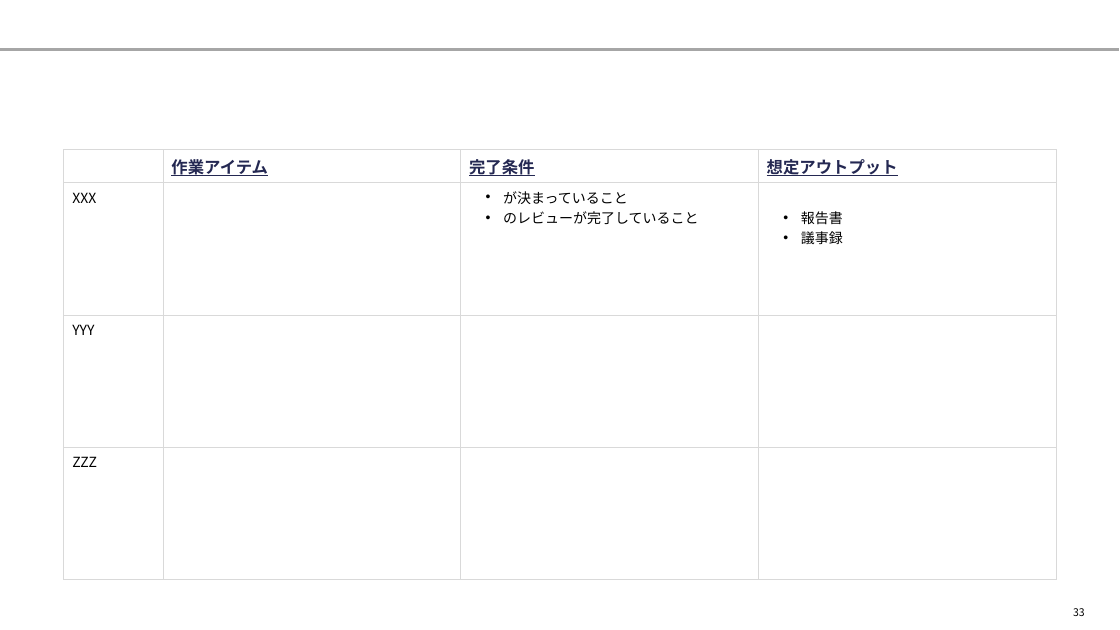
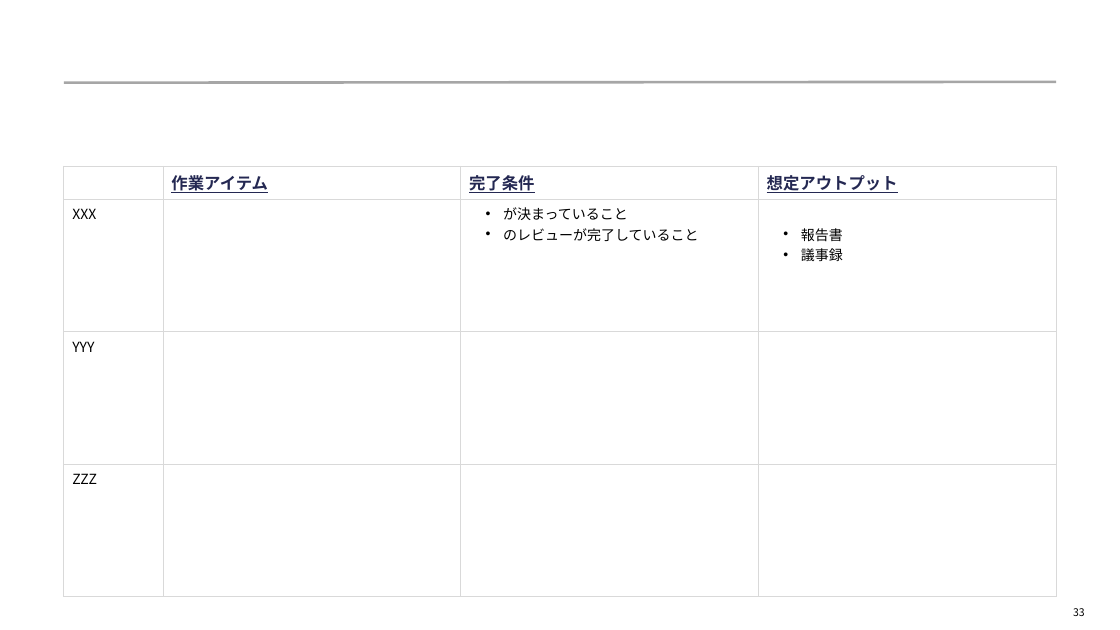
Before and after one commit to yuzucha16/dotfiles, a slide deck: slide 33 of office/slide_layout.pptx. Drawn at 1120x630 pixels with LibreOffice and Linux fonts; fonts in the diff are those of the drawing. Boxes give left, top, right and bottom in pixels: in the first picture for what was removed or moved away, otherwise in the second. Text is boxed around its words. In the diff, an @@ line names an element or a change of style, - is before the commit and + after.

```diff
--- a/office/slide_layout.pptx
+++ b/office/slide_layout.pptx
@@ line moved from (0, 50) - (1120, 50) to (64, 82) - (1056, 82) @@
@@ table: place and size @@
-table at bbox=[64, 150, 1055, 580]
+table at bbox=[64, 166, 1055, 597]
```
Also in this commit, not shown: 32 other slides changed.
